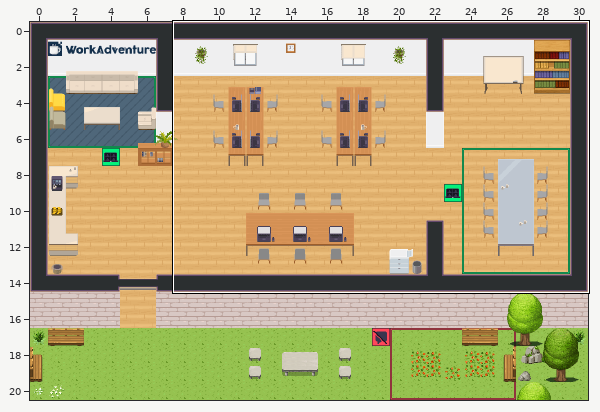
An edit to a level. Tiled map (JSON), maps/map.json. Above: a wide view before the commit, with the close-up outlined.
Close-up. Old version:
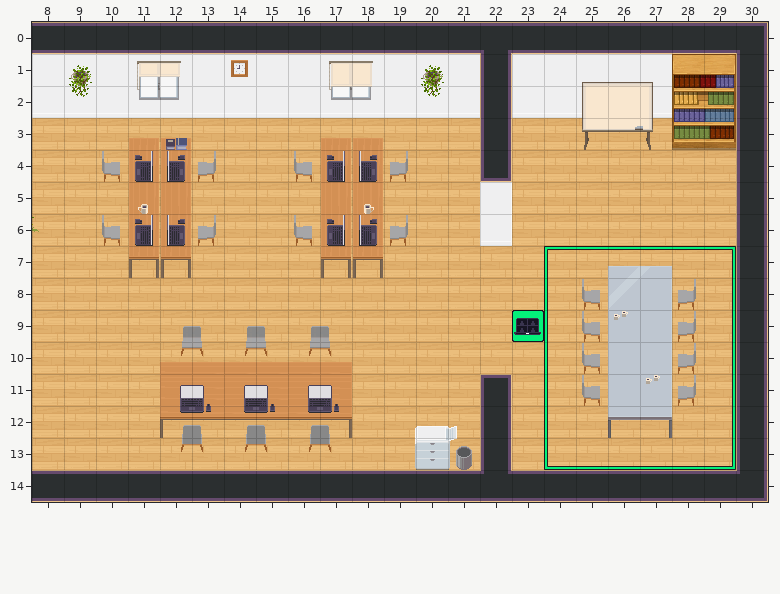
Cells are 32x32 px. Shown: x 8..30, y 0..14.
New version:
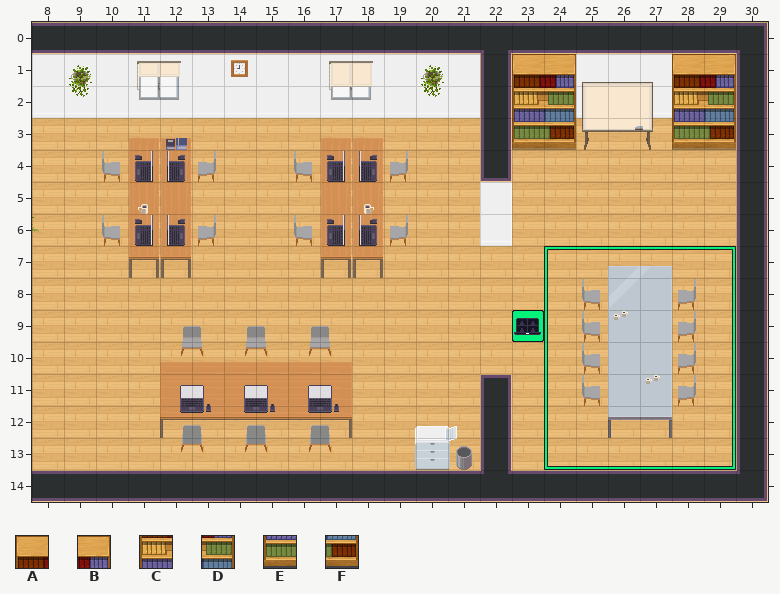
Key: from "Chunk 1": A 64, B 65, C 74, D 75, E 83, F 84.
_ is an empty cell.
Commit message: Deploying to gh-pages from master @ ec0d94cdfc5a15fd0af214b79f65f42d06ab24dd 🚀
Diff:
Layer "furniture":
y 1: x 23..24 __ -> AB
y 2: x 23..24 __ -> CD
y 3: x 23..24 __ -> EF
Pixel boxes of the changes (left, top, right, bottom) in both close-ups:
added: (512, 54, 576, 150)
